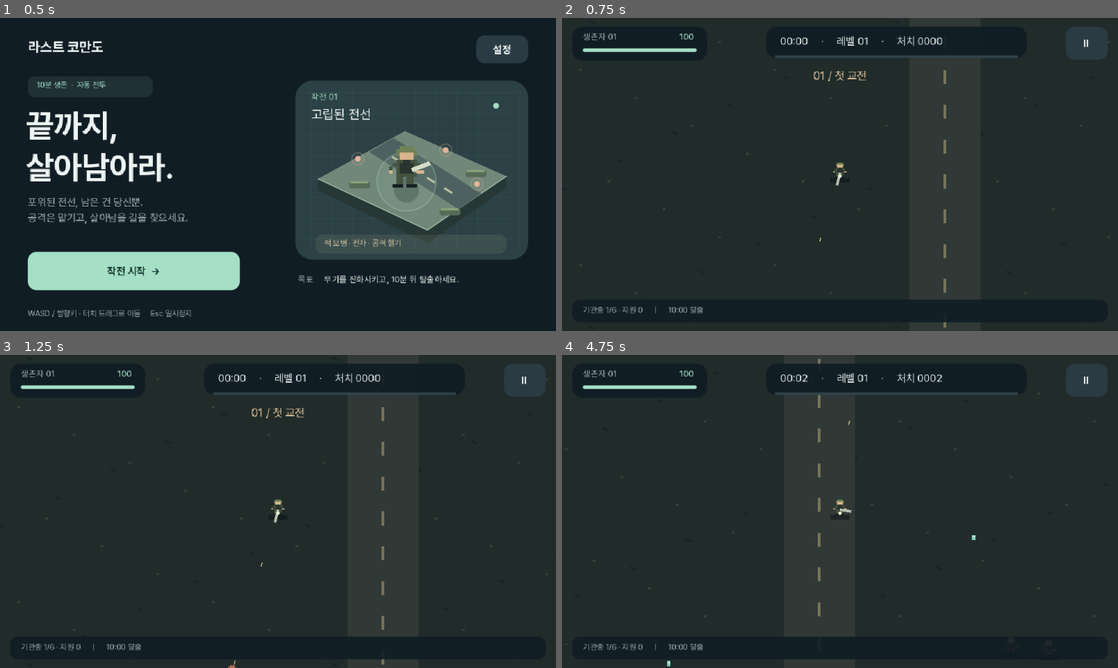
Above: before the commit, frames 1-4 (two rows, left to right).
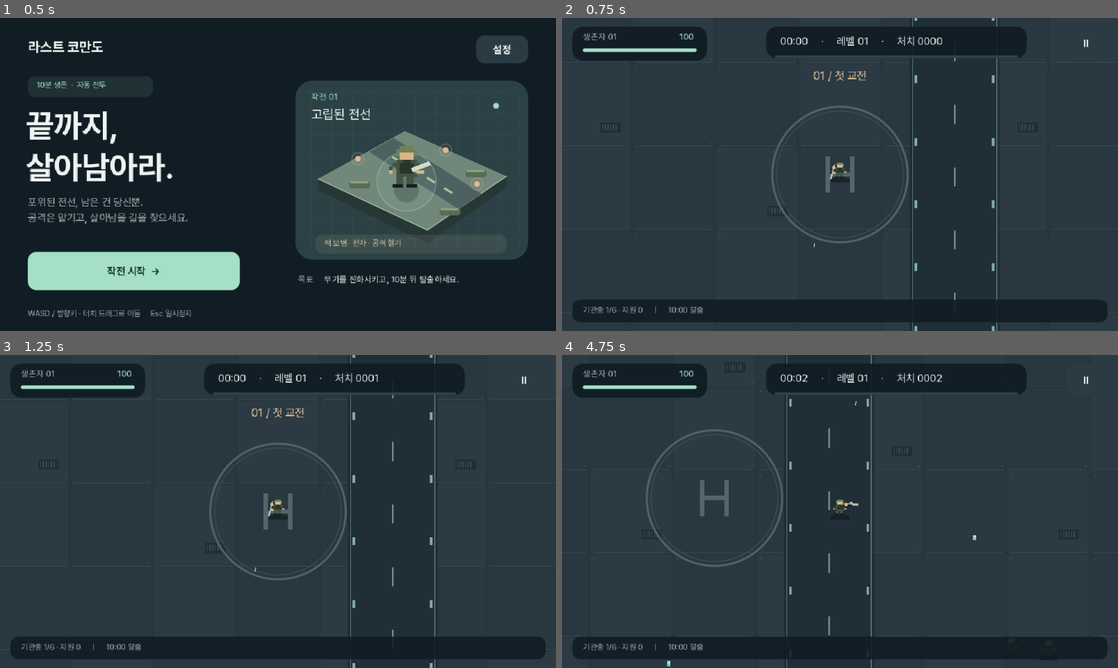
Above: after the commit, the same moments.

Repository: chlee1252/roguelike
Game: Godot game, scene res://app/game.tscn
The game is run twice, just before and just after one commit, with the same random seed, the same clock (stepped at 60 frames per second) and the same inputs.
Inputs (mouse positions are in pixels of both pictures, inside the frame that each line leads up to):
- Up to frame 1 (0.5 s): no input
- Up to frame 2 (0.75 s): click "작전 시작 →" at 0.5 s
- Up to frame 3 (1.25 s): no input
- Up to frame 4 (4.75 s): click "Ⅱ" at 1.25 s; click "계속하기" at 2 s; tap Enter at 2.75, 2.85 s; move the mouse to (962, 495) at 2.77 s; hold D 2.78-3.5 s; click (962, 495) at 2.92 s; drag from (728, 527) to (812, 574) at 3.52 s; move the mouse to (895, 442) at 4.27 s; hold D from 4.28 s (still down); tap 3 at 4.35 s

Frame 1 is identical in both runs. In frame 2, 28% of the frame differs, in the area x 0-100%, y 0-100%; in frame 3, 28%; in frame 4, 30%.

Commit message:
feat: improve weapon handling, combat impacts and military terrain

Diff:
--- a/game/battle.gd
+++ b/game/battle.gd
@@ -277,6 +277,9 @@
 					break
 	return best
 
+func gun_grip() -> Vector2:
+	return player + Vector2(7 if aim.x >= 0 else -7, -8)
+
 func _weapons(dt: float) -> void:
 	gun_clock -= dt
 	if gun_clock <= 0:
@@ -286,8 +289,10 @@
 			aim = direction
 			var count := 2 if evolved[0] else 1
 			for n in count:
-				var bullet := shots.spawn(player + direction.orthogonal() * (n * 5 - 2), 0,
-					(17 if weapons[0] >= 5 else 13 if weapons[0] >= 2 else 10) * (1 + supports[0] * 0.1), direction * 440, 0.7)
+				var muzzle := gun_grip() + direction * 14 + direction.orthogonal() * (n * 5 - 2)
+				var trajectory := muzzle.direction_to(enemies.position[target])
+				var bullet := shots.spawn(muzzle, 0,
+					(17 if weapons[0] >= 5 else 13 if weapons[0] >= 2 else 10) * (1 + supports[0] * 0.1), trajectory * 440, 0.7)
 				if bullet >= 0:
 					shot_hits[bullet] = []
 					shots.aux[bullet] = 3 if evolved[0] else 2 if weapons[0] >= 4 else 1
@@ -421,7 +426,7 @@
 			events.append("지휘 전차 격파")
 		if rng.randf() < 0.012:
 			pickups.spawn(at + Vector2(8, 0), 1, 20)
-		add_effect(at, 10 if type < 4 else 28, 0.22, 2)
+		add_effect(at, 14 if type < 4 or type == 6 else 30, 0.42, 2)
 
 func _drop_xp(at: Vector2, value: int) -> void:
 	var closest := -1
--- a/game/field.gd
+++ b/game/field.gd
@@ -24,24 +24,7 @@
 		return
 	var cam := battle.camera()
 	var shift := Vector2(320, 180) - cam
-	draw_rect(Rect2(Vector2.ZERO, Vector2(640, 360)), Color("202b2a"))
-	# Deterministic terrain detail; no per-frame random allocations.
-	var origin := Vector2i((cam - Vector2(320, 180)) / 32)
-	for y in range(origin.y - 1, origin.y + 13):
-		for x in range(origin.x - 1, origin.x + 22):
-			var tile := Vector2(x * 32, y * 32) + shift
-			var hash_value := absi(x * 374761 + y * 668265)
-			if hash_value % 7 == 0:
-				draw_rect(Rect2(tile + Vector2(4, 7), Vector2(3, 2)), Color("37403a"))
-			if hash_value % 11 == 0:
-				draw_line(tile + Vector2(15, 15), tile + Vector2(21, 18), Color("172423"), 2)
-	# Broad road and drainage stripes are decoration, never invisible obstacles.
-	for road in [640, 1280, 1920]:
-		var x: float = road + shift.x
-		draw_rect(Rect2(x, 0, 82, 360), Color("303936"))
-		for y in range(-1, 12):
-			var offset := fposmod(shift.y, 40) + y * 40
-			draw_rect(Rect2(x + 39, offset, 3, 16), Color("77745a"))
+	_draw_ground(cam, shift)
 	var bounds := Rect2(shift, Battle.WORLD)
 	draw_rect(bounds, Color("96926c"), false, 3)
 	for i in battle.pickups.capacity:
@@ -98,10 +81,7 @@
 			var at := player + Vector2.from_angle(angle + spread) * (12 + reach * phase)
 			draw_rect(Rect2(at.round(), Vector2.ONE * (3 + phase * 5)), Color(1.0, 0.6 + phase * 0.2, 0.25, 0.65 * (1 - phase)))
 	if battle.invulnerable <= 0 or int(battle.elapsed * 20) % 2 == 0:
-		draw_ellipse_shadow(player, 11)
-		draw_texture_rect(sprites[0], Rect2(player - Vector2(9, 14), Vector2(18, 18)), false)
-		draw_line(player - Vector2(0, 2), player + battle.aim * 13, Color("b8beb0"), 3)
-		draw_circle(player + Vector2(0, 2), 2, Color("eaf1d2"))
+		_draw_commando(player)
 	for pool in [battle.shots, battle.hostile]:
 		for i in pool.capacity:
 			if not pool.alive[i]:
@@ -118,9 +98,86 @@
 				draw_line(at, at - pool.velocity[i].normalized() * 5, Color("d3c78f"), 1)
 	for effect in battle.effects:
 		var phase: float = 1.0 - effect.life / effect.total
+		var at: Vector2 = effect.at + shift
+		if not Rect2(-64, -64, 768, 488).has_point(at):
+			continue
 		var color := Color("f9bd69") if effect.kind != 1 else Color("f17662")
-		draw_circle(effect.at + shift, effect.radius * (0.3 + phase), Color(color, (1 - phase) * 0.35))
-		draw_arc(effect.at + shift, effect.radius * (0.3 + phase), 0, TAU, 20, Color(color, 1 - phase), 2)
+		if effect.kind == 2:
+			# A brief white core, expanding shock ring and deterministic debris.
+			var fade := 1.0 - phase
+			draw_circle(at, effect.radius * (0.4 + phase), Color("233139", fade * 0.5))
+			draw_arc(at, effect.radius * (0.25 + phase), 0, TAU, 24, Color("eac99a", fade * 0.7), 1, true)
+			if phase < 0.25:
+				draw_circle(at + Vector2(0, -5), effect.radius * 0.35 * (1 - phase * 3), Color("fff1cc"))
+			for n in 8:
+				var direction := Vector2.from_angle(n * 2.399 + effect.at.x * 0.1)
+				var point: Vector2 = at + direction * effect.radius * (0.25 + phase * 1.3) + Vector2(0, phase * phase * 10 - 5)
+				draw_line(point, point - direction * (2 + fade * 4), Color("ffd18c", fade), 2)
+				draw_rect(Rect2(point.round(), Vector2(2, 2)), Color("c3cbd0", fade))
+		else:
+			draw_circle(at, effect.radius * (0.3 + phase), Color(color, (1 - phase) * 0.35))
+			draw_arc(at, effect.radius * (0.3 + phase), 0, TAU, 20, Color(color, 1 - phase), 2)
+
+func _draw_commando(at: Vector2) -> void:
+	var direction := battle.aim.normalized()
+	var hand := at + battle.gun_grip() - battle.player
+	var interval := 0.12 if battle.evolved[0] else 0.16 if battle.weapons[0] >= 6 else 0.20 if battle.weapons[0] >= 3 else 0.25
+	var recoil := clampf((battle.gun_clock - interval + 0.08) / 0.08, 0, 1)
+	var grip := hand - direction * recoil * 2.5
+	draw_ellipse_shadow(at, 11)
+	# The receiver stays beside the chest; hands connect the stock and foregrip.
+	draw_texture_rect(sprites[0], Rect2(at - Vector2(9, 14), Vector2(18, 18)), false)
+	var shoulder := at + Vector2(5 if direction.x >= 0 else -5, -9)
+	draw_line(shoulder, grip - direction * 2, Color("708257"), 4)
+	draw_line(grip - direction * 4, grip + direction * 8, Color("17262e"), 5)
+	draw_line(grip - direction * 3 + Vector2(0, -1), grip + direction * 7 + Vector2(0, -1), Color("7d959e"), 2)
+	draw_line(grip + direction * 7, grip + direction * 14, Color("b2c1c3"), 2)
+	draw_circle(grip, 2, Color("d8b58a"))
+	draw_circle(grip + direction * 6 + direction.orthogonal() * 1.5, 1.8, Color("d8b58a"))
+	if recoil > 0.25:
+		var muzzle := grip + direction * 15
+		var side := direction.orthogonal()
+		draw_colored_polygon(PackedVector2Array([muzzle - side * 3, muzzle + direction * (5 + recoil * 4), muzzle + side * 3, muzzle - direction * 2]), Color("ffd488"))
+		draw_line(muzzle, muzzle + direction * 4, Color("fff7dc"), 2)
+		var casing := grip + side * (4 + (1 - recoil) * 10) + Vector2(0, -recoil * 4)
+		draw_line(casing, casing + direction * 2, Color("d6b675"), 1)
+
+func _draw_ground(cam: Vector2, shift: Vector2) -> void:
+	draw_rect(Rect2(0, 0, 640, 360), Color("26353e"))
+	# Seamless service-yard panels; all floor markings remain traversable.
+	var origin := Vector2i((cam - Vector2(320, 180)) / 96)
+	for y in range(origin.y - 1, origin.y + 6):
+		for x in range(origin.x - 1, origin.x + 9):
+			var tile := Vector2(x * 96, y * 96) + shift
+			var variant := posmod(x * 17 + y * 31, 5)
+			draw_rect(Rect2(tile + Vector2.ONE, Vector2(94, 94)), Color("2b3a43") if variant < 2 else Color("293740"))
+			draw_line(tile + Vector2(4, 95), tile + Vector2(93, 95), Color("34444d"), 1)
+			for corner in [Vector2(5, 5), Vector2(91, 91)]:
+				draw_rect(Rect2(tile + corner, Vector2.ONE), Color("50616a"))
+			if variant == 0:
+				draw_rect(Rect2(tile + Vector2(60, 68), Vector2(24, 12)), Color("202e37"))
+				for n in 6:
+					draw_line(tile + Vector2(63 + n * 3, 70), tile + Vector2(63 + n * 3, 77), Color("42535c"), 1)
+	for road in [640, 1280, 1920]:
+		var x: float = road + shift.x
+		if x < -112 or x > 640:
+			continue
+		draw_rect(Rect2(x, 0, 104, 360), Color("202e38"))
+		draw_rect(Rect2(x + 3, 0, 1, 360), Color("607b80"))
+		draw_rect(Rect2(x + 100, 0, 1, 360), Color("607b80"))
+		for n in range(-1, 7):
+			var y := fposmod(shift.y, 72) + n * 72
+			draw_rect(Rect2(x + 51, y, 2, 22), Color("788989"))
+			draw_rect(Rect2(x + 6, y + 38, 3, 9), Color("83ada7"))
+			draw_rect(Rect2(x + 95, y + 38, 3, 9), Color("83ada7"))
+	# Painted landing-zone emblem gives the starting area a clear identity.
+	var pad := Battle.WORLD * 0.5 + shift
+	if Rect2(-100, -100, 840, 560).has_point(pad):
+		draw_arc(pad, 78, 0, TAU, 64, Color("52666c"), 2, true)
+		draw_arc(pad, 73, 0, TAU, 64, Color("394e57"), 1, true)
+		for side in [-1, 1]:
+			draw_line(pad + Vector2(side * 14, -21), pad + Vector2(side * 14, 21), Color("52666c"), 5)
+		draw_line(pad + Vector2(-14, 0), pad + Vector2(14, 0), Color("52666c"), 5)
 
 func draw_ellipse_shadow(at: Vector2, radius: float) -> void:
 	draw_rect(Rect2(at + Vector2(-radius, 4), Vector2(radius * 2, 5)), Color(0.04, 0.07, 0.07, 0.5))
--- a/tests/combat_test.gd
+++ b/tests/combat_test.gd
@@ -41,6 +41,13 @@
 	sim.caches.append(sim.player)
 	sim._collect(0)
 	check(sim.evolved[0] and sim.caches.is_empty(), "Eligible cache must evolve exactly one weapon")
+	for bearing in 8:
+		var aiming := Battle.new(92)
+		aiming.god_mode = true
+		aiming.spawn_enemy(0, aiming.player + Vector2.from_angle(bearing * TAU / 8) * 45)
+		for frame in 120:
+			aiming.step(1.0 / 60.0, Vector2.ZERO)
+		check(aiming.kills > 0, "Hand-mounted gun must hit targets in all eight directions")
 	var health_sim := Battle.new(2)
 	health_sim.hurt_player(10)
 	health_sim.hurt_player(10)
--- a/tests/visual_test.gd
+++ b/tests/visual_test.gd
@@ -26,6 +26,12 @@
 	await process_frame
 	await RenderingServer.frame_post_draw
 	root.get_texture().get_image().save_png("res://build/combat.png")
+	game.battle.aim = Vector2.RIGHT
+	game.battle.gun_clock = 0.20
+	game.battle.add_effect(game.battle.player + Vector2(46, -12), 14, 0.42, 2)
+	game.battle.effects[-1].life = 0.32
+	game.field.queue_redraw()
+	await _capture("firing-impact")
 	game.battle.pending_levels = 1
 	game._show_upgrades()
 	await process_frame
Not shown, changed: docs/game-validation.md
